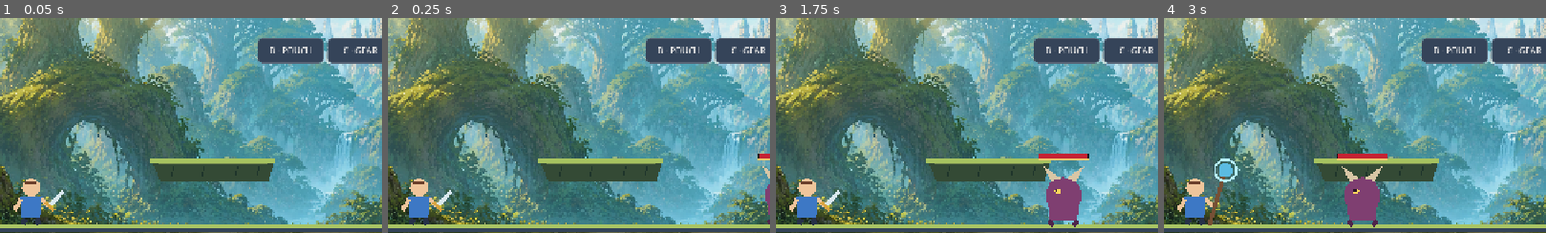
Above: before the commit, frames 1-4 (left to right).
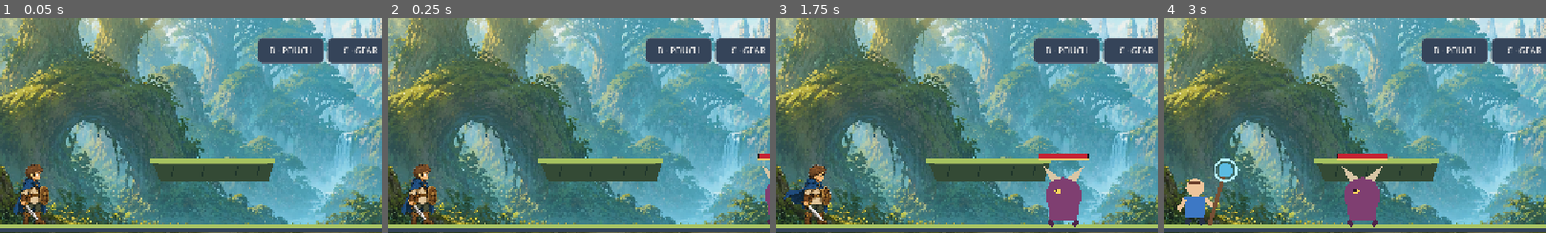
Above: after the commit, the same moments.

Repository: DibranMulder/2D-platform-game
Game: Godot game, scene res://prototypes/combat_arena/combat_arena.tscn
Same seed, same stepped clock (60 frames per second), same inputs: the game is played once before the commit and once after it. This scene is started directly instead of the project's main scene.
Inputs:
- Up to frame 1 (0.05 s): no input
- Up to frame 2 (0.25 s): no input
- Up to frame 3 (1.75 s): click "AXE + SHIELD" at 0.5 s; click "SWORD" at 1.25 s
- Up to frame 4 (3 s): click "BOW" at 2 s; click "STAFF" at 2.75 s
The pictures show only the part of the screen within x 18-68%, y 28-78%; the shares and areas given below are measured in that part.

The runs differ from the first frame. In frame 1, 1.7% of the frame differs, in the area x 3-17%, y 67-97%; in frame 2, 1.7%; in frame 3, 2.0%, in the area x 2-17%, y 68-97%; in frame 4, nothing differs.

Commit message:
Integrate Human M03 gameplay sprites

Diff:
--- /dev/null
+++ b/client/assets/characters/human_m03/v1/human_m03_sprite_frames.tres
@@ -0,0 +1,231 @@
+[gd_resource type="SpriteFrames" load_steps=28 format=3]
+
+[ext_resource type="Texture2D" path="res://assets/characters/human_m03/v1/run.png" id="1_run"]
+[ext_resource type="Texture2D" path="res://assets/characters/human_m03/v1/core-actions.png" id="2_core"]
+[ext_resource type="Texture2D" path="res://assets/characters/human_m03/v1/combat-interaction.png" id="3_combat"]
+
+[sub_resource type="AtlasTexture" id="AtlasTexture_run0"]
+atlas = ExtResource("1_run")
+region = Rect2(0, 0, 448, 512)
+
+[sub_resource type="AtlasTexture" id="AtlasTexture_run1"]
+atlas = ExtResource("1_run")
+region = Rect2(448, 0, 448, 512)
+
+[sub_resource type="AtlasTexture" id="AtlasTexture_run2"]
+atlas = ExtResource("1_run")
+region = Rect2(896, 0, 448, 512)
+
+[sub_resource type="AtlasTexture" id="AtlasTexture_run3"]
+atlas = ExtResource("1_run")
+region = Rect2(1344, 0, 448, 512)
+
+[sub_resource type="AtlasTexture" id="AtlasTexture_run4"]
+atlas = ExtResource("1_run")
+region = Rect2(0, 512, 448, 512)
+
+[sub_resource type="AtlasTexture" id="AtlasTexture_run5"]
+atlas = ExtResource("1_run")
+region = Rect2(448, 512, 448, 512)
+
+[sub_resource type="AtlasTexture" id="AtlasTexture_run6"]
+atlas = ExtResource("1_run")
+region = Rect2(896, 512, 448, 512)
+
+[sub_resource type="AtlasTexture" id="AtlasTexture_run7"]
+atlas = ExtResource("1_run")
+region = Rect2(1344, 512, 448, 512)
+
+[sub_resource type="AtlasTexture" id="AtlasTexture_core0"]
+atlas = ExtResource("2_core")
+region = Rect2(0, 0, 448, 512)
+
+[sub_resource type="AtlasTexture" id="AtlasTexture_core1"]
+atlas = ExtResource("2_core")
+region = Rect2(448, 0, 448, 512)
+
+[sub_resource type="AtlasTexture" id="AtlasTexture_core2"]
+atlas = ExtResource("2_core")
+region = Rect2(896, 0, 448, 512)
+
+[sub_resource type="AtlasTexture" id="AtlasTexture_core3"]
+atlas = ExtResource("2_core")
+region = Rect2(1344, 0, 448, 512)
+
+[sub_resource type="AtlasTexture" id="AtlasTexture_core4"]
+atlas = ExtResource("2_core")
+region = Rect2(0, 512, 448, 512)
+
+[sub_resource type="AtlasTexture" id="AtlasTexture_core5"]
+atlas = ExtResource("2_core")
+region = Rect2(448, 512, 448, 512)
+
+[sub_resource type="AtlasTexture" id="AtlasTexture_core6"]
+atlas = ExtResource("2_core")
+region = Rect2(896, 512, 448, 512)
+
+[sub_resource type="AtlasTexture" id="AtlasTexture_core7"]
+atlas = ExtResource("2_core")
+region = Rect2(1344, 512, 448, 512)
+
+[sub_resource type="AtlasTexture" id="AtlasTexture_combat0"]
+atlas = ExtResource("3_combat")
+region = Rect2(0, 0, 448, 512)
+
+[sub_resource type="AtlasTexture" id="AtlasTexture_combat1"]
+atlas = ExtResource("3_combat")
+region = Rect2(448, 0, 448, 512)
+
+[sub_resource type="AtlasTexture" id="AtlasTexture_combat2"]
+atlas = ExtResource("3_combat")
+region = Rect2(896, 0, 448, 512)
+
+[sub_resource type="AtlasTexture" id="AtlasTexture_combat3"]
+atlas = ExtResource("3_combat")
+region = Rect2(1344, 0, 448, 512)
+
+[sub_resource type="AtlasTexture" id="AtlasTexture_combat4"]
+atlas = ExtResource("3_combat")
+region = Rect2(0, 512, 448, 512)
+
+[sub_resource type="AtlasTexture" id="AtlasTexture_combat5"]
+atlas = ExtResource("3_combat")
+region = Rect2(448, 512, 448, 512)
+
+[sub_resource type="AtlasTexture" id="AtlasTexture_combat6"]
+atlas = ExtResource("3_combat")
+region = Rect2(896, 512, 448, 512)
+
+[sub_resource type="AtlasTexture" id="AtlasTexture_combat7"]
+atlas = ExtResource("3_combat")
+region = Rect2(1344, 512, 448, 512)
+
+[resource]
+animations = [{
+"frames": [{
+"duration": 1.0,
+"texture": SubResource("AtlasTexture_combat1")
+}, {
+"duration": 1.0,
+"texture": SubResource("AtlasTexture_combat2")
+}, {
+"duration": 1.0,
+"texture": SubResource("AtlasTexture_combat3")
+}, {
+"duration": 1.0,
+"texture": SubResource("AtlasTexture_combat4")
+}, {
+"duration": 1.0,
+"texture": SubResource("AtlasTexture_combat5")
+}],
+"loop": false,
+"name": &"attack",
+"speed": 12.0
+}, {
+"frames": [{
+"duration": 1.0,
+"texture": SubResource("AtlasTexture_combat6")
+}],
+"loop": true,
+"name": &"block",
+"speed": 1.0
+}, {
+"frames": [{
+"duration": 1.0,
+"texture": SubResource("AtlasTexture_core7")
+}],
+"loop": false,
+"name": &"defeated",
+"speed": 1.0
+}, {
+"frames": [{
+"duration": 1.0,
+"texture": SubResource("AtlasTexture_core4")
+}],
+"loop": true,
+"name": &"fall",
+"speed": 1.0
+}, {
+"frames": [{
+"duration": 1.0,
+"texture": SubResource("AtlasTexture_core6")
+}],
+"loop": false,
+"name": &"hurt",
+"speed": 1.0
+}, {
+"frames": [{
+"duration": 1.0,
+"texture": SubResource("AtlasTexture_core0")
+}, {
+"duration": 1.0,
+"texture": SubResource("AtlasTexture_core1")
+}],
+"loop": true,
+"name": &"idle",
+"speed": 2.0
+}, {
+"frames": [{
+"duration": 1.0,
+"texture": SubResource("AtlasTexture_core2")
+}, {
+"duration": 1.0,
+"texture": SubResource("AtlasTexture_core3")
+}],
+"loop": false,
+"name": &"jump",
+"speed": 8.0
+}, {
+"frames": [{
+"duration": 1.0,
+"texture": SubResource("AtlasTexture_core5")
+}],
+"loop": false,
+"name": &"land",
+"speed": 1.0
+}, {
+"frames": [{
+"duration": 1.0,
+"texture": SubResource("AtlasTexture_combat7")
+}],
+"loop": false,
+"name": &"portal",
+"speed": 1.0
+}, {
+"frames": [{
+"duration": 1.0,
+"texture": SubResource("AtlasTexture_combat0")
+}],
+"loop": true,
+"name": &"ready",
+"speed": 1.0
+}, {
+"frames": [{
+"duration": 1.0,
+"texture": SubResource("AtlasTexture_run0")
+}, {
+"duration": 1.0,
+"texture": SubResource("AtlasTexture_run1")
+}, {
+"duration": 1.0,
+"texture": SubResource("AtlasTexture_run2")
+}, {
+"duration": 1.0,
+"texture": SubResource("AtlasTexture_run3")
+}, {
+"duration": 1.0,
+"texture": SubResource("AtlasTexture_run4")
+}, {
+"duration": 1.0,
+"texture": SubResource("AtlasTexture_run5")
+}, {
+"duration": 1.0,
+"texture": SubResource("AtlasTexture_run6")
+}, {
+"duration": 1.0,
+"texture": SubResource("AtlasTexture_run7")
+}],
+"loop": true,
+"name": &"run",
+"speed": 10.0
+}]
--- a/client/prototypes/combat_arena/combat_arena.tscn
+++ b/client/prototypes/combat_arena/combat_arena.tscn
@@ -1,10 +1,11 @@
-[gd_scene load_steps=20 format=3]
+[gd_scene load_steps=21 format=3]
 
 [ext_resource type="Script" path="res://prototypes/combat_arena/combat_arena.gd" id="1_arena"]
 [ext_resource type="Script" path="res://prototypes/combat_arena/hero_controller.gd" id="2_hero"]
 [ext_resource type="Script" path="res://prototypes/combat_arena/monster_controller.gd" id="3_monster"]
 [ext_resource type="Script" path="res://prototypes/combat_arena/virtual_joystick.gd" id="4_joystick"]
 [ext_resource type="Texture2D" path="res://assets/backgrounds/storybook-forest-battleground-v1.png" id="5_background"]
+[ext_resource type="SpriteFrames" path="res://assets/characters/human_m03/v1/human_m03_sprite_frames.tres" id="6_human_frames"]
 
 [sub_resource type="CapsuleShape2D" id="CapsuleHero"]
 radius = 19.0
@@ -176,6 +177,14 @@
 position = Vector2(0, -37)
 shape = SubResource("CapsuleHero")
 
+[node name="HumanSprite" type="AnimatedSprite2D" parent="Hero"]
+texture_filter = 2
+position = Vector2(0, -57.6)
+scale = Vector2(0.3, 0.3)
+sprite_frames = ExtResource("6_human_frames")
+animation = &"idle"
+autoplay = "idle"
+
 [node name="Monster" type="CharacterBody2D" parent="."]
 position = Vector2(925, 549)
 collision_layer = 4
--- a/client/prototypes/combat_arena/hero_controller.gd
+++ b/client/prototypes/combat_arena/hero_controller.gd
@@ -4,6 +4,8 @@
 signal combat_event(message: String)
 signal defeated
 signal weapon_changed(weapon_id: String)
+
+@onready var human_sprite: AnimatedSprite2D = $HumanSprite
 
 const MAX_HEALTH := 100
 const MAX_STAMINA := 100.0
@@ -85,6 +87,7 @@
     var requested_lineage := str(hero_data.get("lineage_id", "human"))
     lineage_id = requested_lineage if LINEAGE_IDS.has(requested_lineage) else "human"
     level = clampi(int(hero_data.get("level", level)), 1, 99)
+    _update_human_sprite()
     queue_redraw()
 
 
@@ -141,6 +144,7 @@
     set_secondary(false)
     weapon_id = next_weapon_id
     current_action = "Ready"
+    _update_human_sprite()
     combat_event.emit("Equipped %s." % weapon_name())
     weapon_changed.emit(weapon_id)
     queue_redraw()
@@ -367,7 +371,43 @@
     _jump_queued = false
     move_and_slide()
     position.x = clampf(position.x, 44.0, 1236.0)
+    _update_human_sprite()
     queue_redraw()
+
+
+func _uses_human_sprite() -> bool:
+    return lineage_id == "human" and weapon_id == "sword" and is_instance_valid(human_sprite)
+
+
+func _update_human_sprite() -> void:
+    if not is_instance_valid(human_sprite):
+        return
+
+    var uses_sprite := _uses_human_sprite()
+    human_sprite.visible = uses_sprite
+    if not uses_sprite:
+        return
+
+    human_sprite.flip_h = facing < 0
+
+    var next_animation := &"idle"
+    if not is_alive:
+        next_animation = &"defeated"
+    elif _hurt_flash > 0.0:
+        next_animation = &"hurt"
+    elif is_blocking:
+        next_animation = &"block"
+    elif _attack_flash > 0.0:
+        next_animation = &"attack"
+    elif human_sprite.animation == &"attack" and human_sprite.is_playing():
+        return
+    elif not is_on_floor():
+        next_animation = &"jump" if velocity.y < 0.0 else &"fall"
+    elif absf(velocity.x) > 20.0:
+        next_animation = &"run"
+
+    if human_sprite.animation != next_animation or not human_sprite.is_playing():
+        human_sprite.play(next_animation)
 
 
 func _perform_strike(
@@ -556,25 +596,26 @@
     var tint := Color("ffffff") if _hurt_flash <= 0.0 else Color("ff6b6b")
     var direction := float(facing)
 
-    match lineage_id:
-        "tidekin":
-            _draw_tidekin(tint)
-        "grove_centaur":
-            _draw_grove_centaur(tint)
-        "aeralith":
-            _draw_aeralith(tint)
-        "crag_troll":
-            _draw_crag_troll(tint)
-        "deep_goblin":
-            _draw_deep_goblin(tint)
-        "sunscour":
-            _draw_sunscour(tint)
-        "rimeborn":
-            _draw_rimeborn(tint)
-        _:
-            _draw_human(tint)
-
-    _draw_equipped_weapon(direction)
+    if not _uses_human_sprite():
+        match lineage_id:
+            "tidekin":
+                _draw_tidekin(tint)
+            "grove_centaur":
+                _draw_grove_centaur(tint)
+            "aeralith":
+                _draw_aeralith(tint)
+            "crag_troll":
+                _draw_crag_troll(tint)
+            "deep_goblin":
+                _draw_deep_goblin(tint)
+            "sunscour":
+                _draw_sunscour(tint)
+            "rimeborn":
+                _draw_rimeborn(tint)
+            _:
+                _draw_human(tint)
+
+        _draw_equipped_weapon(direction)
     _draw_projectiles()
     if _magic_flash > 0.0:
         var flash_ratio := _magic_flash / 0.45
--- /dev/null
+++ b/client/prototypes/combat_arena/human_sprite_smoke.gd
@@ -0,0 +1,59 @@
+extends SceneTree
+
+const ARENA := preload("res://prototypes/combat_arena/combat_arena.tscn")
+const HUMAN_FRAMES := preload(
+    "res://assets/characters/human_m03/v1/human_m03_sprite_frames.tres"
+)
+const EXPECTED_FRAME_COUNTS := {
+    &"attack": 5,
+    &"block": 1,
+    &"defeated": 1,
+    &"fall": 1,
+    &"hurt": 1,
+    &"idle": 2,
+    &"jump": 2,
+    &"land": 1,
+    &"portal": 1,
+    &"ready": 1,
+    &"run": 8,
+}
+
+
+func _initialize() -> void:
+    call_deferred("_run")
+
+
+func _run() -> void:
+    for animation_name: StringName in EXPECTED_FRAME_COUNTS:
+        if not HUMAN_FRAMES.has_animation(animation_name):
+            push_error("Missing Human M03 animation: %s" % animation_name)
+            quit(1)
+            return
+        var expected_count := int(EXPECTED_FRAME_COUNTS[animation_name])
+        if HUMAN_FRAMES.get_frame_count(animation_name) != expected_count:
+            push_error(
+                "Human M03 animation %s has the wrong frame count" % animation_name
+            )
+            quit(1)
+            return
+
+    var arena := ARENA.instantiate()
+    root.add_child(arena)
+    await process_frame
+
+    var hero := arena.get_node("Hero") as PrototypeHero
+    var sprite := hero.get_node("HumanSprite") as AnimatedSprite2D
+    if not sprite.visible or sprite.animation != &"idle":
+        push_error("Human sword loadout did not activate the M03 idle sprite")
+        quit(1)
+        return
+
+    hero.set_weapon("bow")
+    await process_frame
+    if sprite.visible:
+        push_error("Human M03 sword sprite did not yield to another weapon loadout")
+        quit(1)
+        return
+
+    print("Human M03 sprite resource and combat-arena integration passed.")
+    quit(0)
Binary file added: client/assets/characters/human_m03/v1/combat-interaction.png
Not shown, added: client/assets/characters/human_m03/v1/combat-interaction.png.import
Binary file added: client/assets/characters/human_m03/v1/core-actions.png
Not shown, added: client/assets/characters/human_m03/v1/core-actions.png.import
Binary file added: client/assets/characters/human_m03/v1/run.png
Not shown, added: client/assets/characters/human_m03/v1/run.png.import
